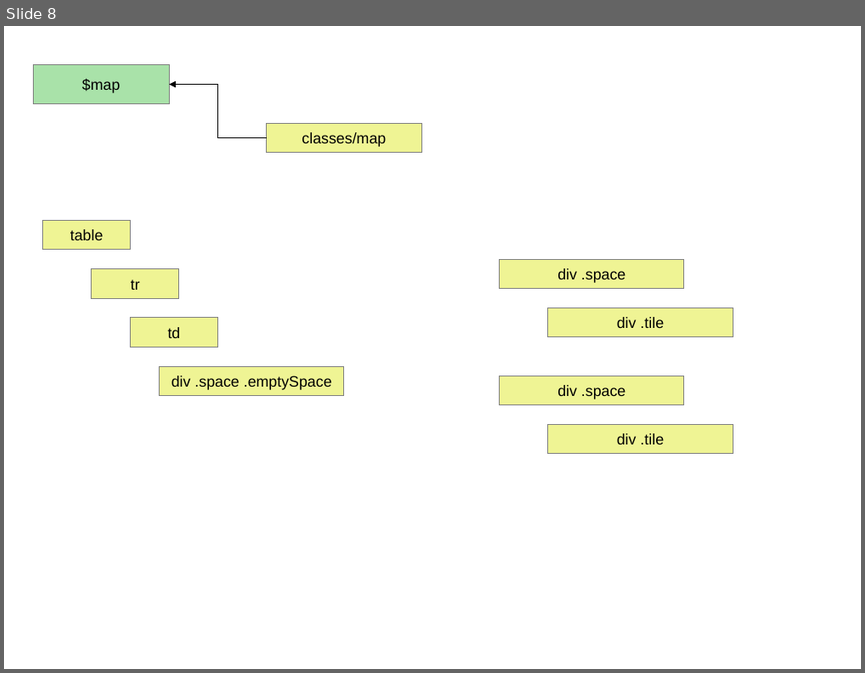
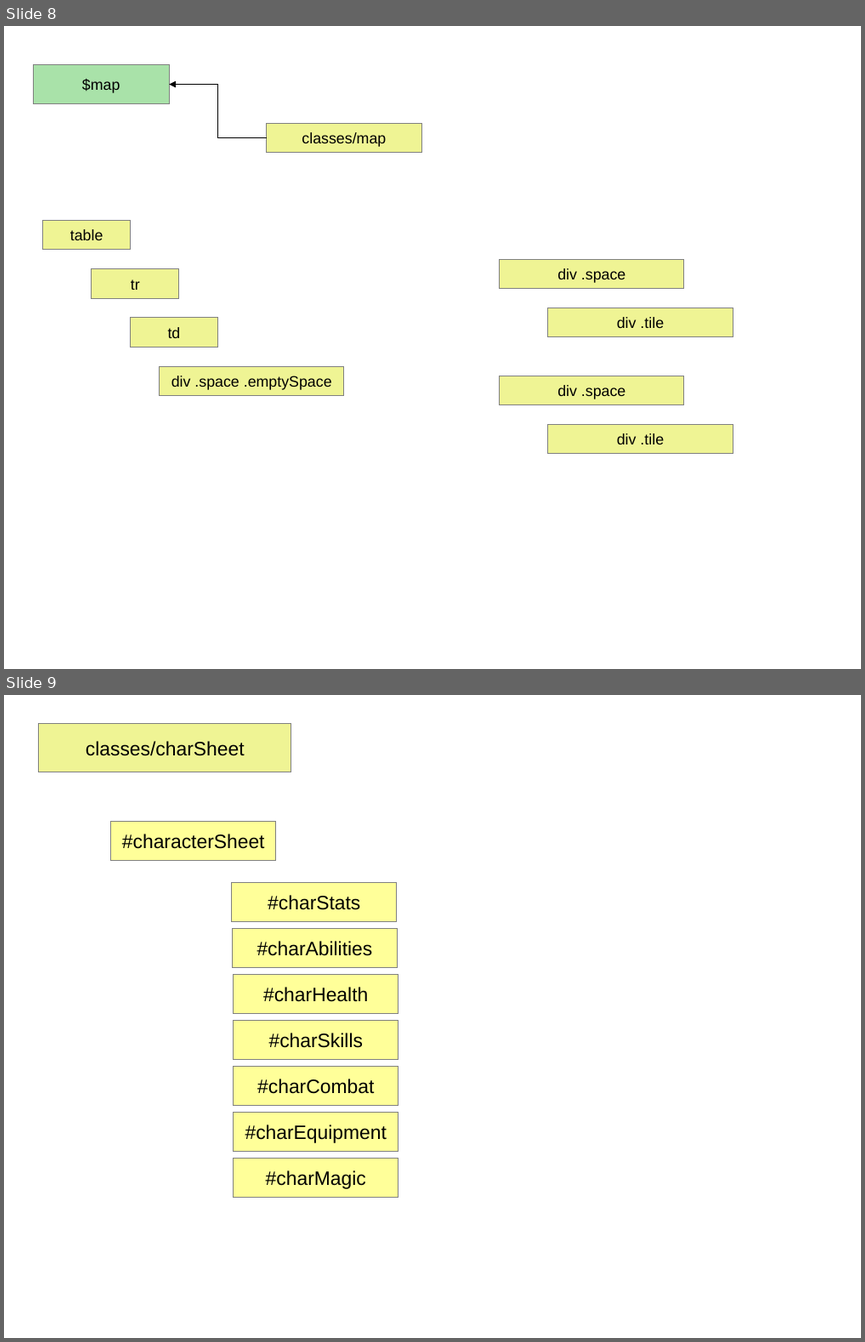
Before and after one commit to JamesLeB/Stout, a slide deck: documents/StoutLayout.odp. Shown one above the other, each under a label of ours: slide 8 before the commit, slides 8 and 9 after it. The pictures are 865x673 and 865x1342 pixels, drawn with LibreOffice and Linux fonts; fonts in the diff are those of the drawing. Boxes give left, top, right and bottom in pixels: in the first picture for what was removed or moved away, otherwise in the second. Text is boxed around its words. In the diff, an @@ line names an element or a change of style, - is before the commit and + after.

Commit message:
work on character sheet

```diff
--- a/documents/StoutLayout.odp
+++ b/documents/StoutLayout.odp
@@ slide 9 added at bbox=[4, 695, 861, 1338], background #FFFFFF @@
@@ rectangle added at bbox=[39, 724, 291, 772], fill #EFF494, outline #808080 0 pt, 18 pt, text #000000 @@
+classes/charSheet
@@ rectangle added at bbox=[110, 821, 276, 860], fill #FFFF99, outline #808080 0 pt, 18 pt, text #000000 @@
+#characterSheet
@@ rectangle added at bbox=[232, 882, 398, 921], fill #FFFF99, outline #808080 0 pt, 18 pt, text #000000 @@
+#charStats
@@ rectangle added at bbox=[233, 929, 398, 968], fill #FFFF99, outline #808080 0 pt, 18 pt, text #000000 @@
+#charAbilities
@@ rectangle added at bbox=[234, 974, 399, 1013], fill #FFFF99, outline #808080 0 pt, 18 pt, text #000000 @@
+#charHealth
@@ rectangle added at bbox=[234, 1020, 399, 1059], fill #FFFF99, outline #808080 0 pt, 18 pt, text #000000 @@
+#charSkills
@@ rectangle added at bbox=[234, 1066, 399, 1105], fill #FFFF99, outline #808080 0 pt, 18 pt, text #000000 @@
+#charCombat
@@ rectangle added at bbox=[234, 1111, 399, 1151], fill #FFFF99, outline #808080 0 pt, 18 pt, text #000000 @@
+#charEquipment
@@ rectangle added at bbox=[234, 1158, 399, 1197], fill #FFFF99, outline #808080 0 pt, 18 pt, text #000000 @@
+#charMagic
```
Also in this commit, not shown: 1 other file.
